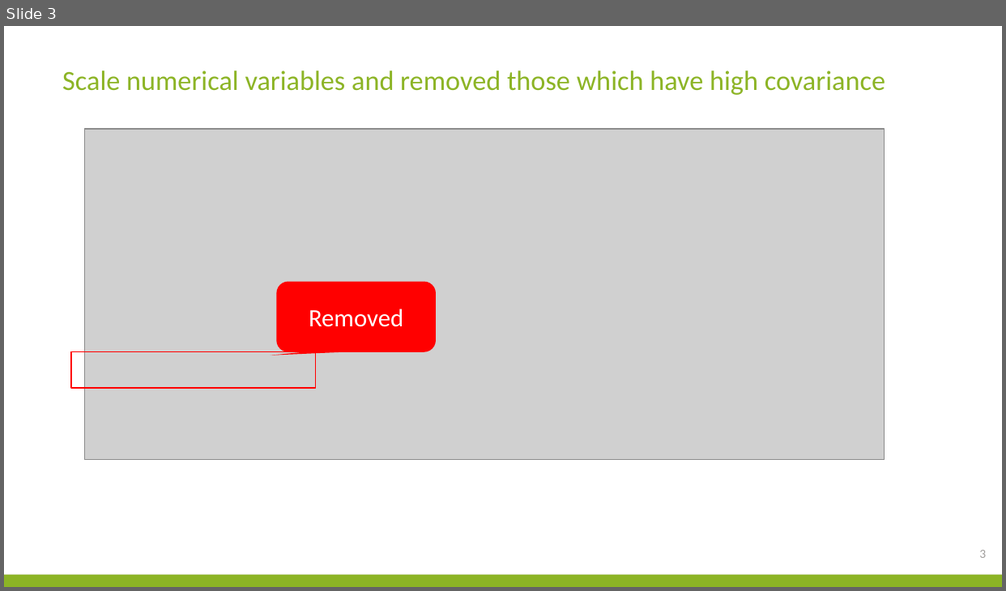
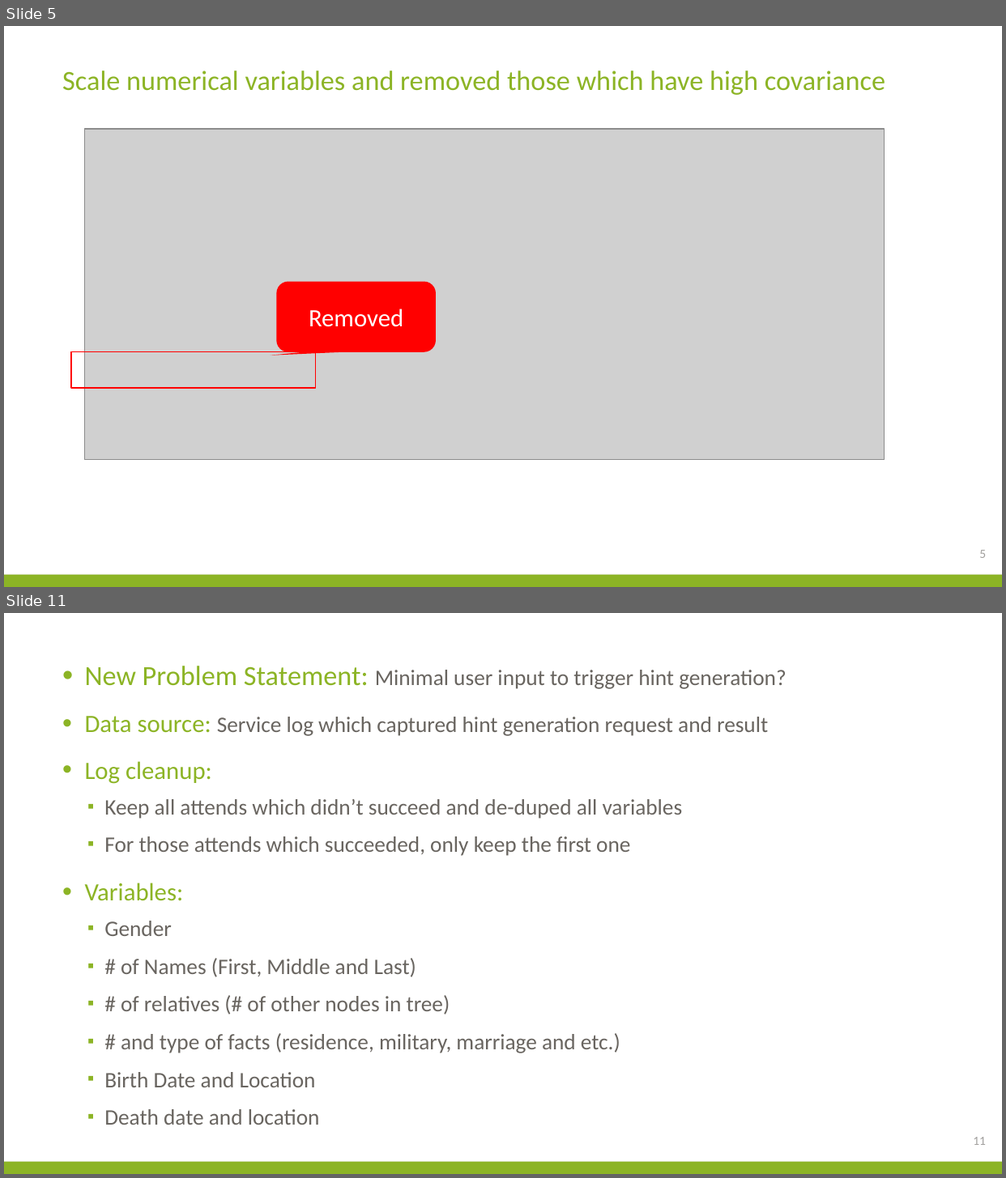
Before and after one commit to Jianqingwangcindy/DAT_SF_14, a slide deck: project/ProjectPresentation.pptx. Shown one above the other, each under a label of ours: slide 3 before the commit, slides 5 and 11 after it; the slides between them are not shown. The pictures are 1006x591 and 1006x1178 pixels, drawn with LibreOffice and Linux fonts; fonts in the diff are those of the drawing; grey boxes stand for pictures; background and template pictures are left out. Boxes give left, top, right and bottom in pixels: in the first picture for what was removed or moved away, otherwise in the second. Text is boxed around its words. In the diff, an @@ line names an element or a change of style, - is before the commit and + after.

```diff
--- a/project/ProjectPresentation.pptx
+++ b/project/ProjectPresentation.pptx
@@ slide 11 added at <box>4,613,1002,1174</box>, background #FFFFFF; not listed: 1 template element that a slide beside it also shows @@
@@ text added at <box>85,666,786,1088</box>, 16 pt, text #696560 @@
+• New Problem Statement: Minimal user input to trigger hint generation?
+• Data source: Service log which captured hint generation request and result
+• Log cleanup:
+  ▪ Keep all attends which didn’t succeed and de-duped all variables
+  ▪ For those attends which succeeded, only keep the first one
+• Variables:
+  ▪ Gender
+  ▪ # of Names (First, Middle and Last)
+  ▪ # of relatives (# of other nodes in tree)
+  ▪ # and type of facts (residence, military, marriage and etc.)
+  ▪ Birth Date and Location
+  ▪ Death date and location
@@ page number added at <box>973,1137,986,1145</box>, 9 pt, text #A19F9D @@
+11
@@ what was slide 3 is now slide 5 @@
@@ page number at <box>979,550,986,558</box>: text changed @@
-3
+5
```
Also in this commit, not shown: 3 slides changed, 13 other slides added, 2 slides removed, 9 other files.
